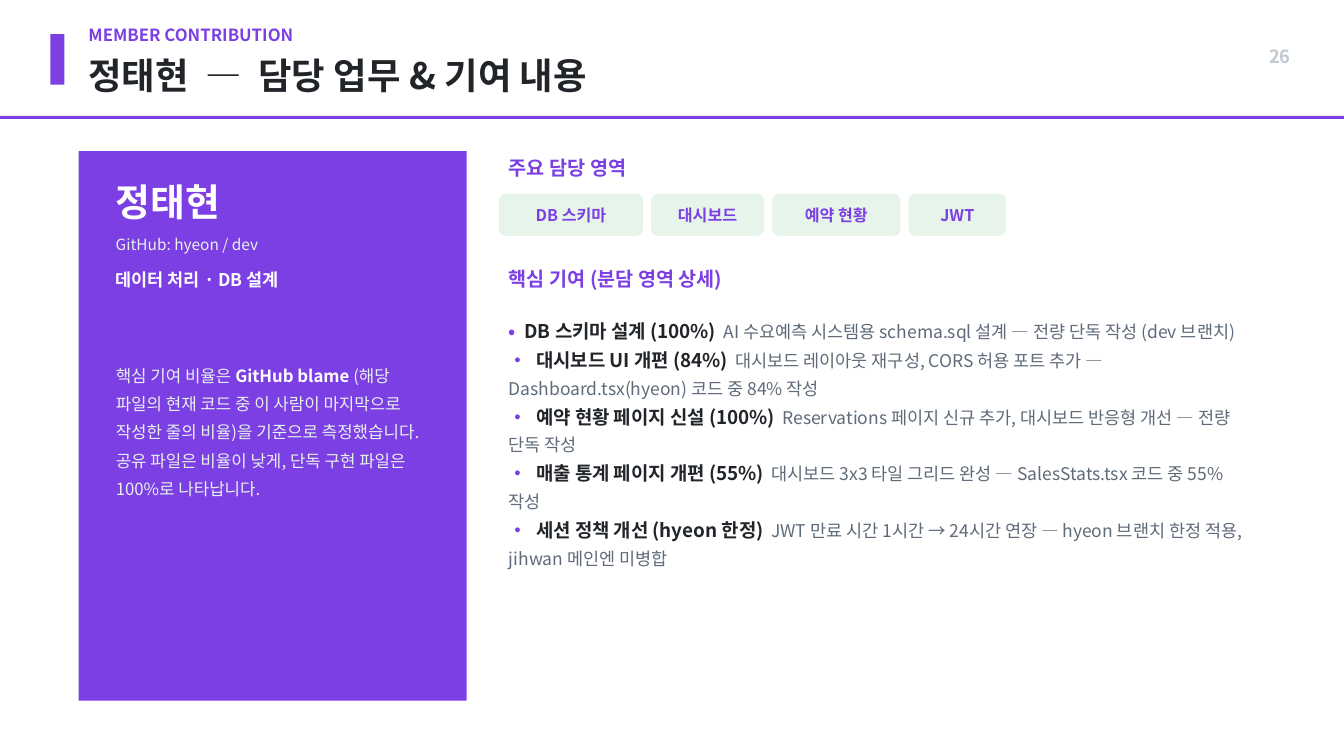
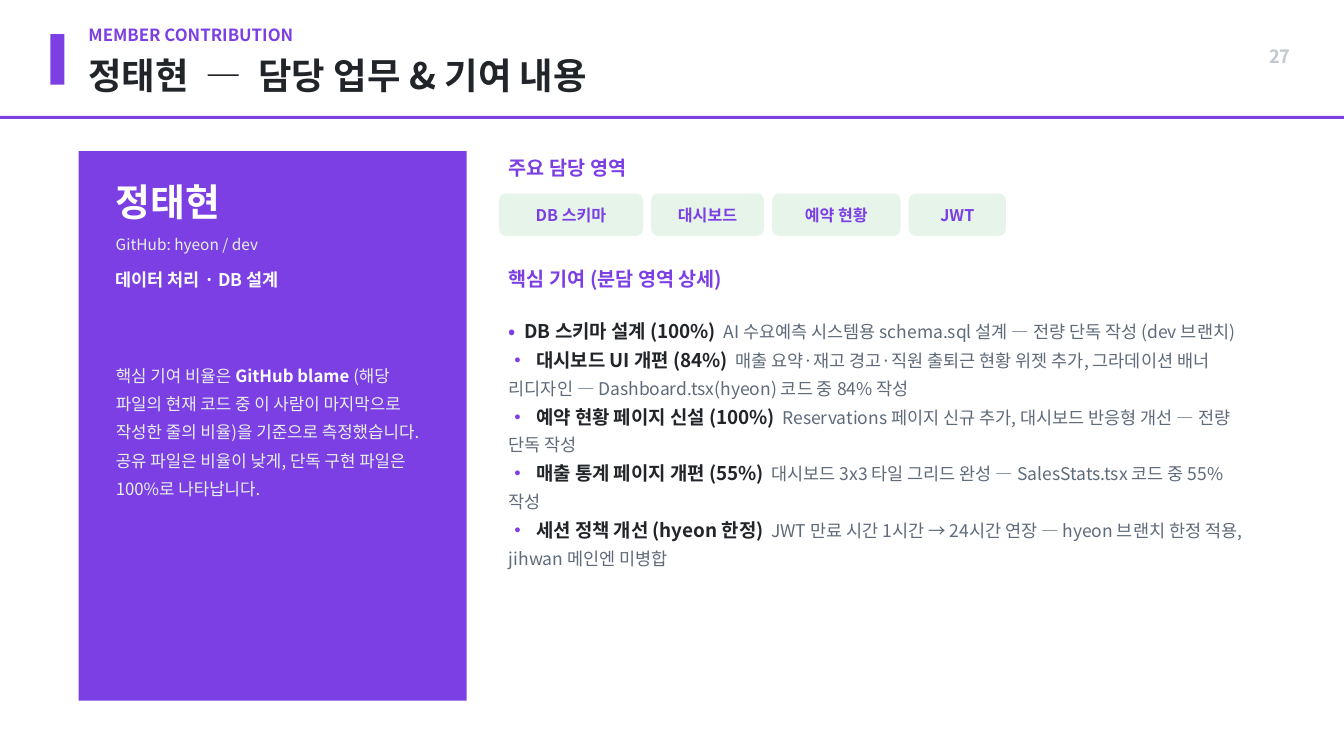
Before and after one commit to Food-G/FoodGuard, a slide deck: slide 27 of FoodGuard_포트폴리오.pptx (slide 26 before the commit). Drawn at 1344x756 pixels with LibreOffice and Linux fonts; fonts in the diff are those of the drawing. Boxes give left, top, right and bottom in pixels: in the first picture for what was removed or moved away, otherwise in the second. Text is boxed around its words. In the diff, an @@ line names an element or a change of style, - is before the commit and + after.

```diff
--- a/FoodGuard_포트폴리오.pptx
+++ b/FoodGuard_포트폴리오.pptx
@@ text at box(1269, 49, 1290, 63): text changed @@
-26
+27
@@ text at box(509, 351, 1209, 399): text changed @@
-• 대시보드 UI 개편 (84%) 대시보드 레이아웃 재구성, CORS 허용 포트 추가 — Dashboard.tsx(hyeon) 코드 중 84% 작성
+• 대시보드 UI 개편 (84%) 매출 요약·재고 경고·직원 출퇴근 현황 위젯 추가, 그라데이션 배너 리디자인 — Dashboard.tsx(hyeon) 코드 중 84% 작성
```
Also in this commit, not shown: 6 other slides changed, 1 slide added, 3 other files.
